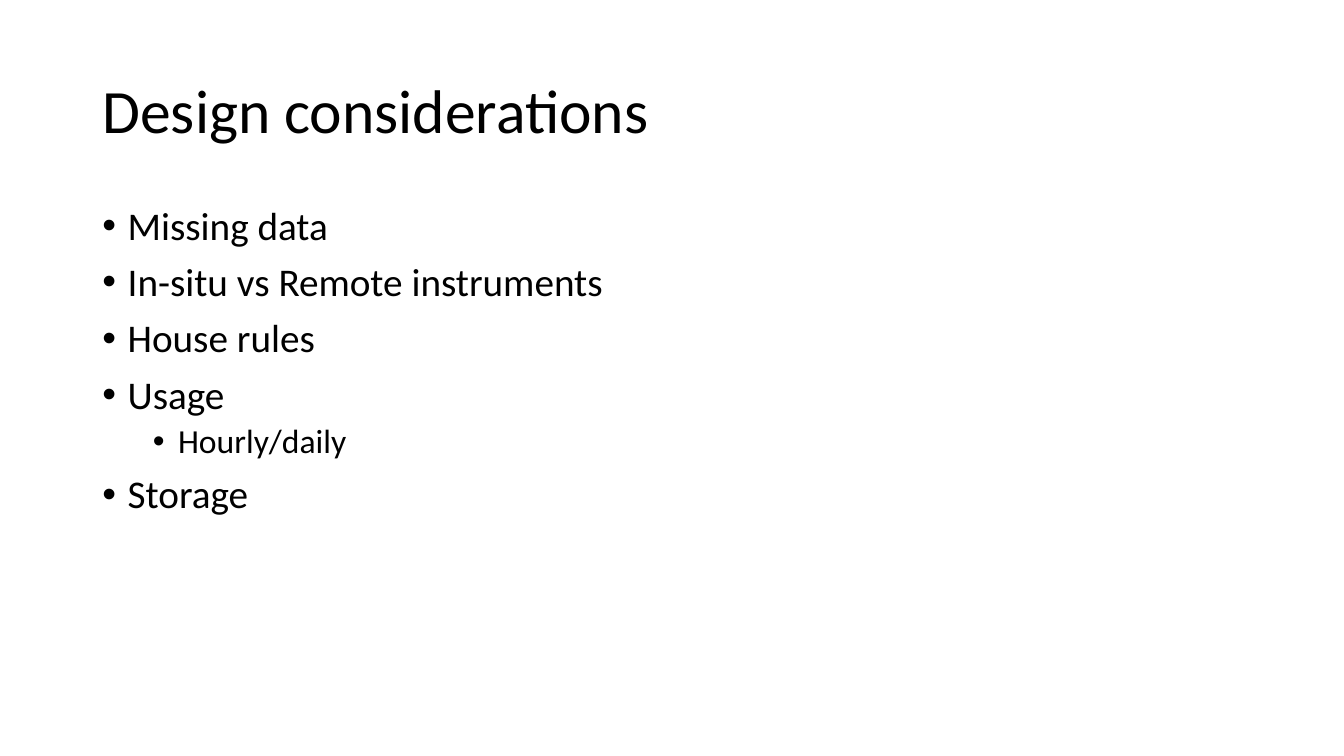
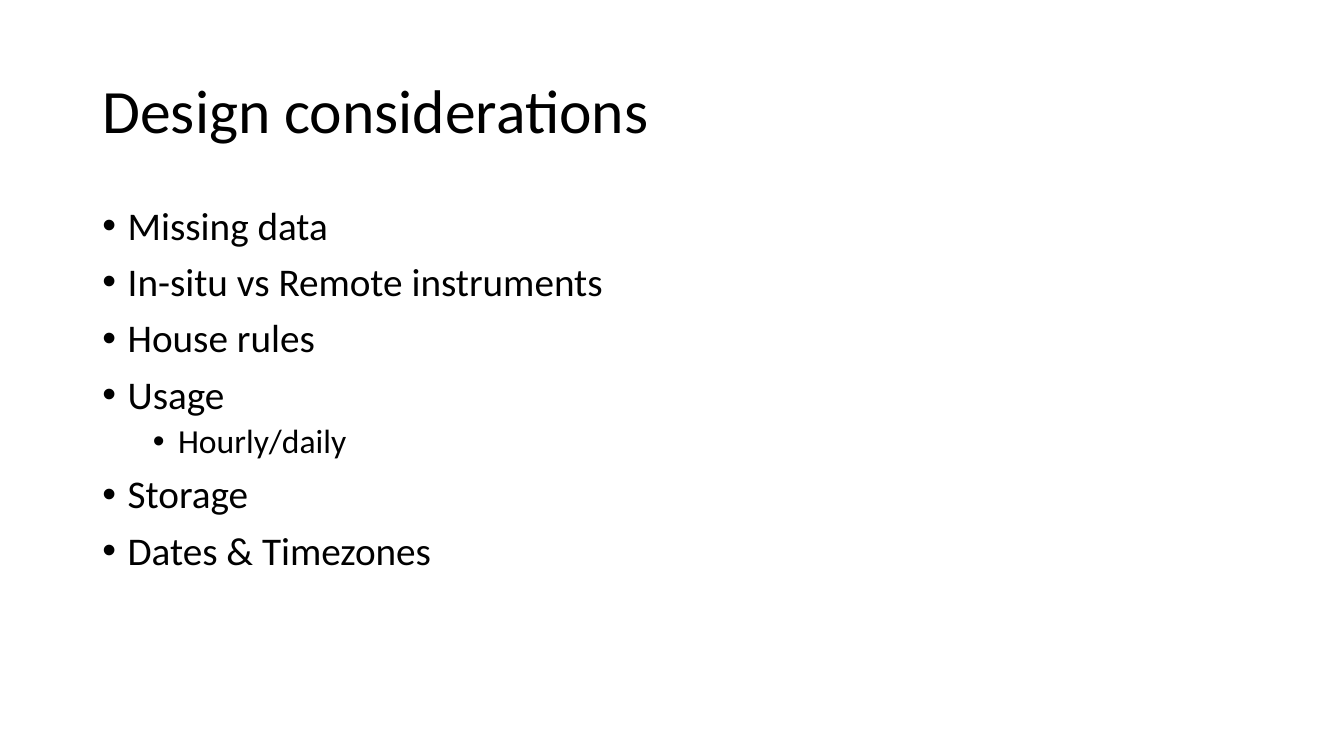
Before and after one commit to billinkc/presentations, a slide deck: slide 15 of IntegratingWeatherData/IntegratingWeatherData.pptx (slide 14 before the commit). Drawn at 1344x756 pixels with LibreOffice and Linux fonts; fonts in the diff are those of the drawing. Boxes give left, top, right and bottom in pixels: in the first picture for what was removed or moved away, otherwise in the second. Text is boxed around its words. In the diff, an @@ line names an element or a change of style, - is before the commit and + after.

```diff
--- a/IntegratingWeatherData/IntegratingWeatherData.pptx
+++ b/IntegratingWeatherData/IntegratingWeatherData.pptx
@@ text at <box>128,538,431,566</box>: paragraph added @@
+• Dates & Timezones
```
Also in this commit, not shown: 2 other slides changed, 12 slides added, 1 slide removed, 1 other file.
